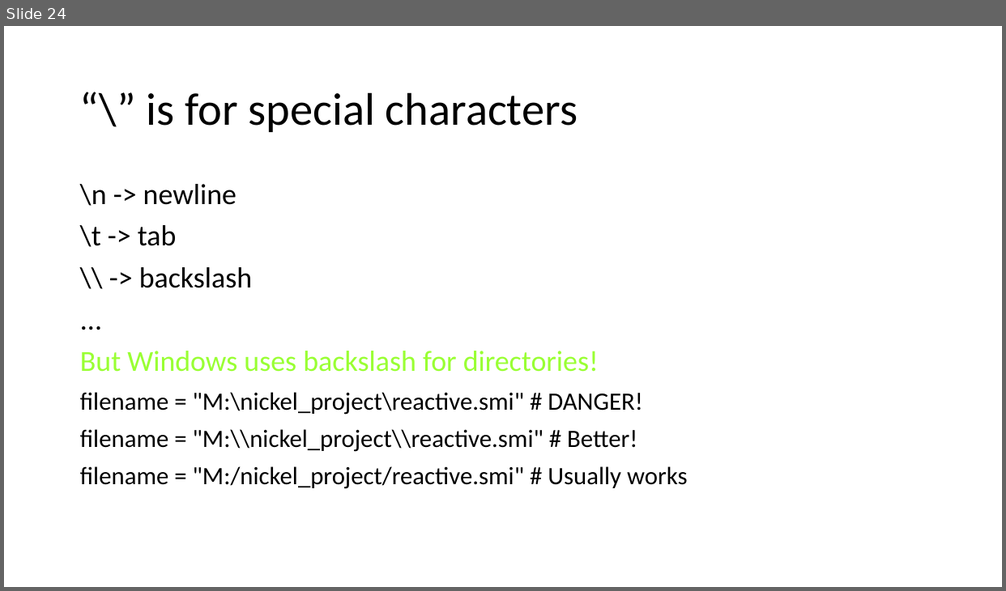
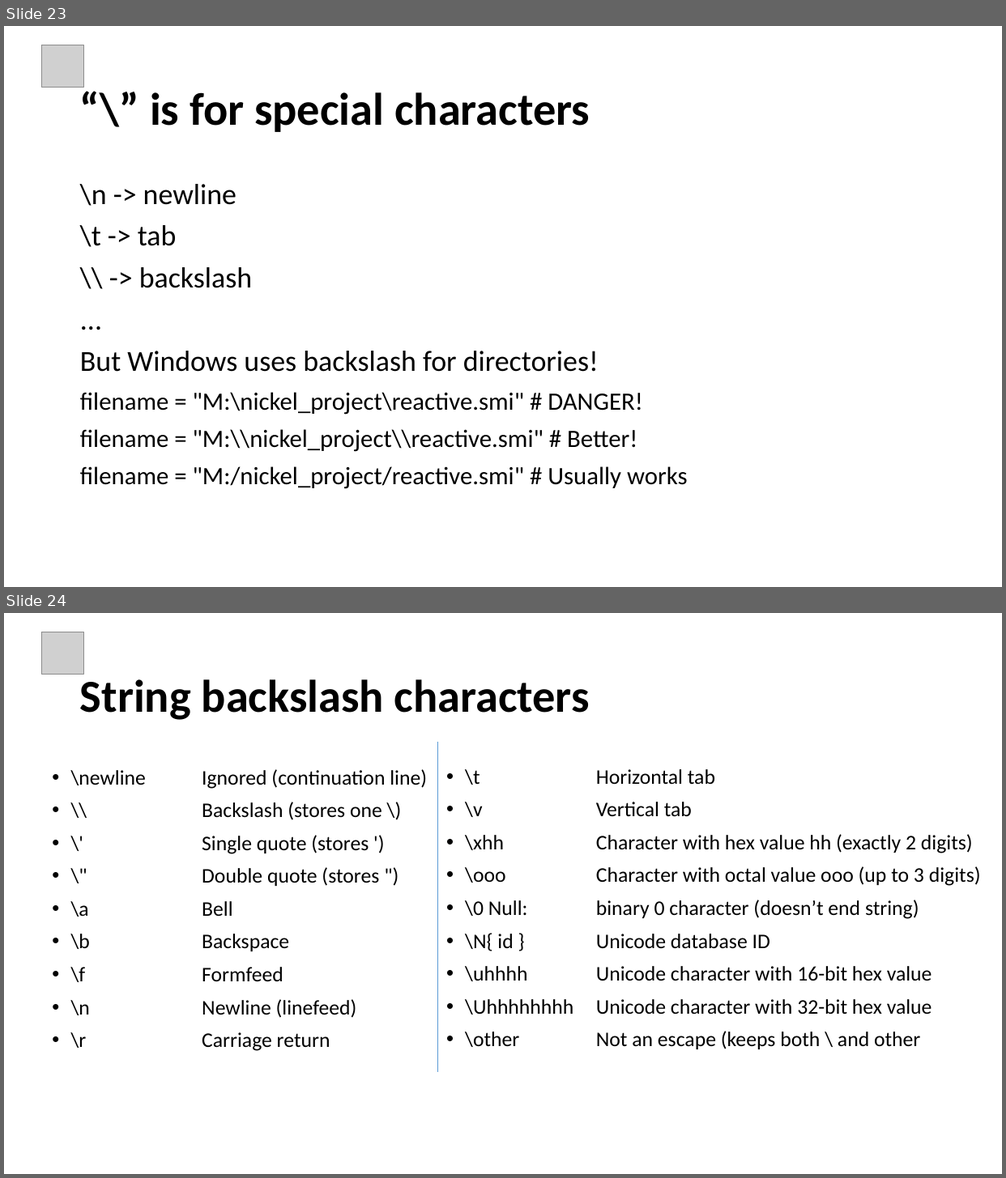
Before and after one commit to ankitagrawal579/Python, a slide deck: Python Ppt.pptx. Shown one above the other, each under a label of ours: slide 24 before the commit, slides 23 and 24 after it. The pictures are 1006x591 and 1006x1178 pixels, drawn with LibreOffice and Linux fonts; fonts in the diff are those of the drawing; grey boxes stand for pictures. Boxes give left, top, right and bottom in pixels: in the first picture for what was removed or moved away, otherwise in the second. Text is boxed around its words. In the diff, an @@ line names an element or a change of style, - is before the commit and + after.

```diff
--- a/Python Ppt.pptx
+++ b/Python Ppt.pptx
@@ slide 24 added at (x1=4, y1=613, x2=1002, y2=1174), background #FFFFFF @@
@@ picture added at (x1=41, y1=632, x2=83, y2=674) @@
@@ title added at (x1=80, y1=673, x2=590, y2=720), 44 pt, text #000000, bold @@
+String backslash characters
@@ line added from (437, 742) to (437, 1072), #5B9BD5 0.5 pt @@
@@ text added at (x1=71, y1=769, x2=427, y2=1051), 20 pt, text #000000 @@
+• \newline Ignored (continuation line)
+• \\ Backslash (stores one \)
+• \' Single quote (stores ')
+• \" Double quote (stores ")
+• \a Bell
+• \b Backspace
+• \f Formfeed
+• \n Newline (linefeed)
+• \r Carriage return
@@ text added at (x1=465, y1=769, x2=981, y2=1050), 20 pt, text #000000 @@
+• \t Horizontal tab
+• \v Vertical tab
+• \xhh Character with hex value hh (exactly 2 digits)
+• \ooo Character with octal value ooo (up to 3 digits)
+• \0 Null: binary 0 character (doesn’t end string)
+• \N{ id } Unicode database ID
+• \uhhhh Unicode character with 16-bit hex value
+• \Uhhhhhhhh Unicode character with 32-bit hex value
+• \other Not an escape (keeps both \ and other
@@ what was slide 24 is now slide 23 @@
@@ slide 23 changed as well @@
@@ picture added at (x1=41, y1=45, x2=83, y2=87) @@
@@ title "“\” is for special characters" at (x1=150, y1=92, x2=590, y2=132): bold on @@
@@ text at (x1=80, y1=351, x2=599, y2=372): text colour #99FF33 to #000000 in "But Windows uses backslash for directories!" @@
```
Also in this commit, not shown: 23 other slides changed, 19 other slides added, 3 slides removed.
